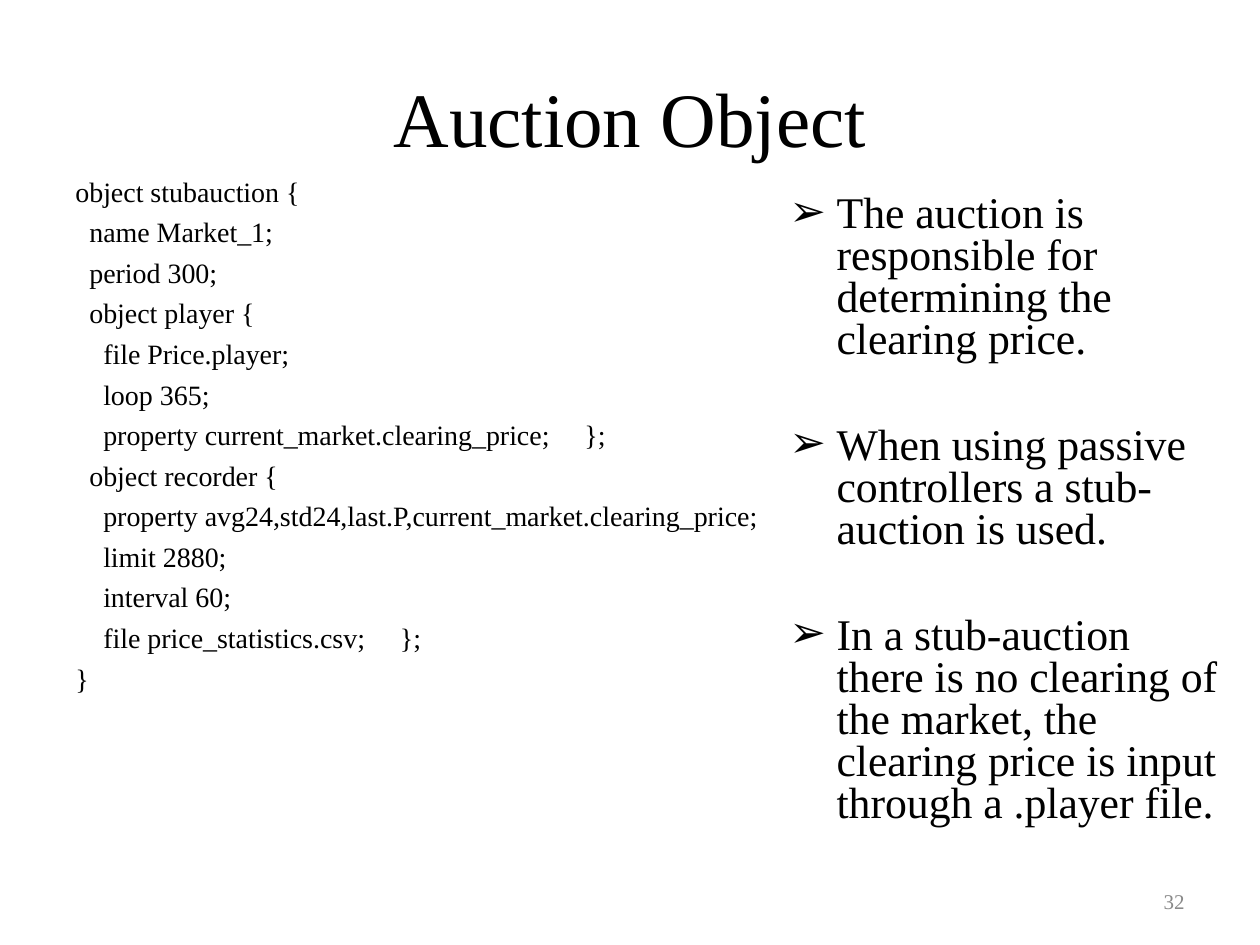
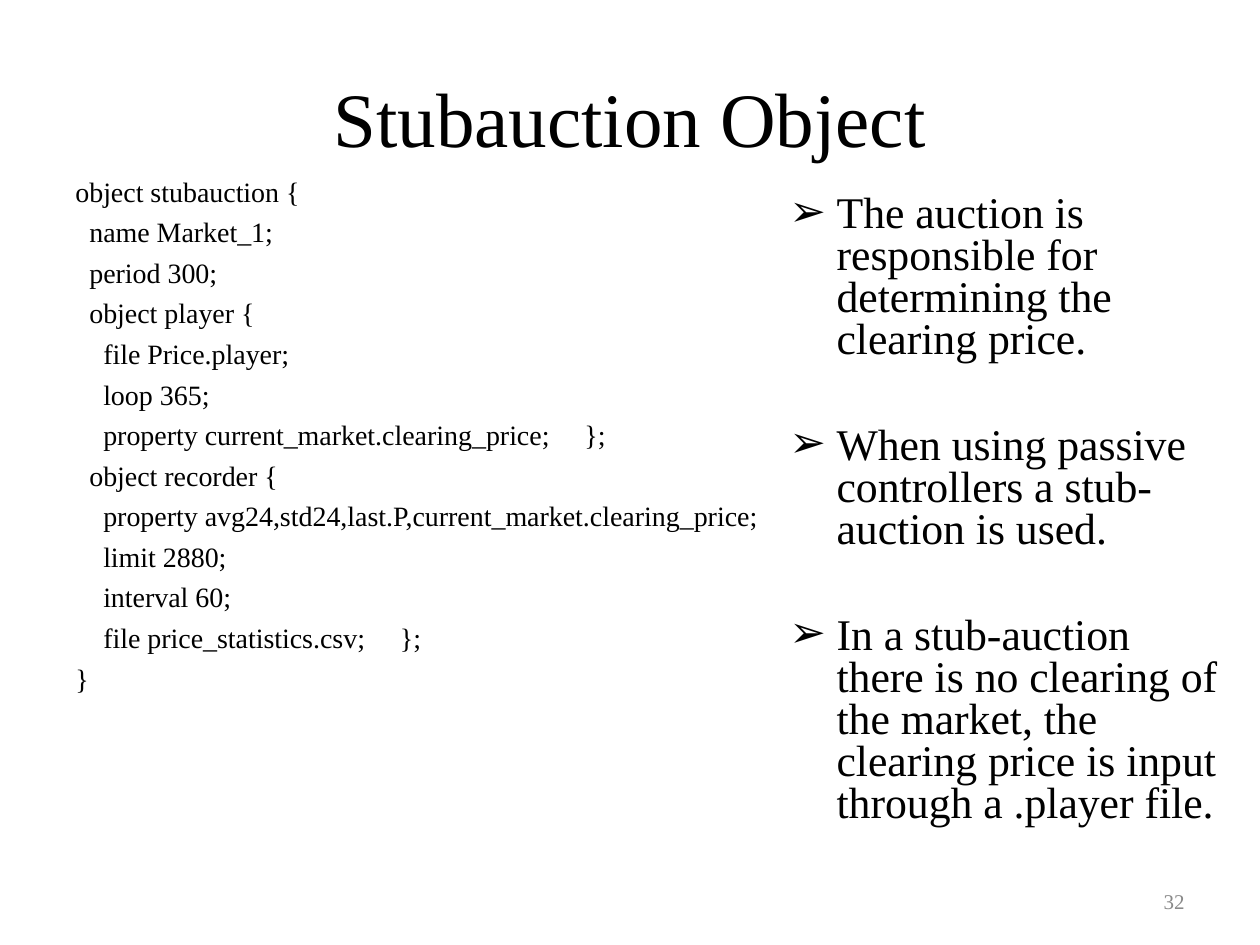
Before and after one commit to gridlab-d/course, a slide deck: slide 32 of Distribution Analysis Course/3.0 - Demand Responce.ppt. Drawn at 1260x945 pixels with LibreOffice and Linux fonts; fonts in the diff are those of the drawing. Boxes give left, top, right and bottom in pixels: in the first picture for what was removed or moved away, otherwise in the second. Text is boxed around its words. In the diff, an @@ line names an element or a change of style, - is before the commit and + after.

```diff
--- a/Distribution Analysis Course/3.0 - Demand Responce.ppt
+++ b/Distribution Analysis Course/3.0 - Demand Responce.ppt
@@ title at <box>334,93,925,162</box>: text changed @@
-Auction Object
+Stubauction Object
```
Also in this commit, not shown: 2 other slides changed, 1 slide added, 4 other files.
